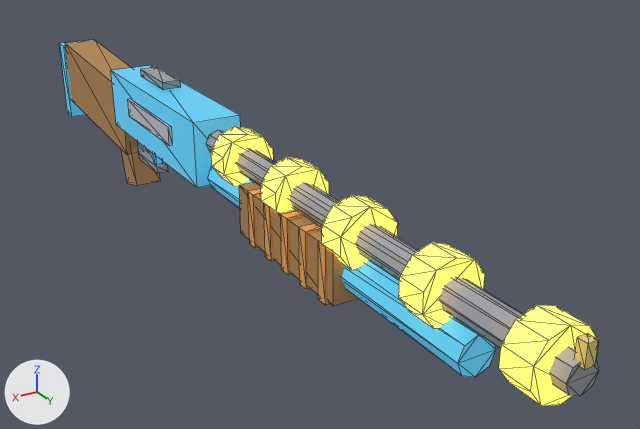
Before and after pictures for a commit that changed the glTF model assets/models/charge_shotgun.glb.
Camera for both pictures: a 50 mm camera at (0.513, 1.467, 0.463) aimed at (-0.114, 0.423, -0.059). The lights are fixed; the arrows at lower left show +X, +Y and +Z. The first picture is the older version. Mesh edges are drawn as thin lines. Vertices at exactly the same position are counted once.

Before the edit, the objects in view are built like this:
```python
me_chargeshotgun = bpy.data.meshes.new('ChargeShotgun')
me_chargeshotgun.from_pydata(...)  # 268 vertices, 440 faces; spans x -0.042..0.042, y -0.375..1.046, z -0.141..0.098
# faces by material slot: [64, 24, 64, 36, 60, 12, 180]
me_chargeshotgun.materials.append(mat_charge_teal)  # cyan #59b3ce, glowing blue #2c7ca0
me_chargeshotgun.materials.append(mat_accent)  # light grey #cbcbd3
me_chargeshotgun.materials.append(mat_gun_steel)  # grey #9ea0a6
me_chargeshotgun.materials.append(mat_gun_wood)  # orange #b38655
me_chargeshotgun.materials.append(mat_gun_orange)  # orange #e5a659
me_chargeshotgun.materials.append(mat_gun_brass)  # yellow #edd37c
me_chargeshotgun.materials.append(mat_charge_coil)  # yellow #ffe56c, glowing yellow #ffda59
ob_chargeshotgun = bpy.data.objects.new('ChargeShotgun', me_chargeshotgun)
ob_chargeshotgun.location = (0.0, 0.0, 0.0)
```
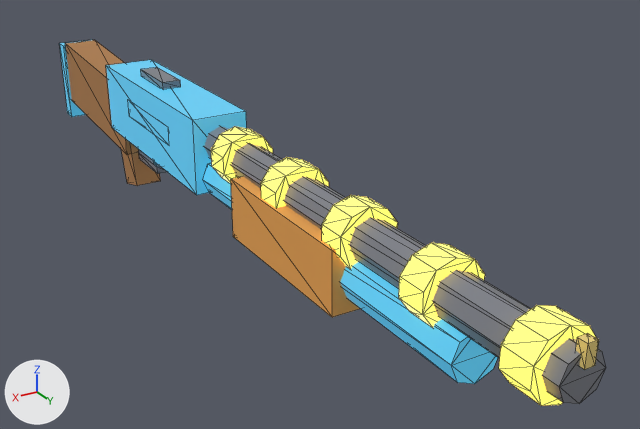
Pixel boxes (x1, y1, x2, y2) of what changed, in the pictures (640 x 429 px; the box of a moved part takes in the faces that stretch with it):
'ChargeShotgun', reshaped: before (59, 40, 599, 406); after (59, 40, 605, 406)
part 1 of me_chargeshotgun, moved or reshaped: before (111, 65, 241, 188); after (106, 60, 247, 195)
part 2 of me_chargeshotgun, moved or reshaped: before (208, 167, 496, 377); after (203, 162, 498, 384)
part 3 of me_chargeshotgun, moved or reshaped: before (206, 130, 599, 396); after (204, 126, 605, 404)
part 4 of me_chargeshotgun, moved or reshaped: before (239, 182, 359, 306); after (231, 176, 361, 317)
part 5 of me_chargeshotgun, moved or reshaped (not visible afterwards): before (248, 189, 261, 248)
part 6 of me_chargeshotgun, moved or reshaped (not visible afterwards): before (264, 203, 274, 261)
part 7 of me_chargeshotgun, moved or reshaped (not visible afterwards): before (281, 211, 305, 275)
part 8 of me_chargeshotgun, moved or reshaped (not visible afterwards): before (65, 40, 161, 186)
part 9 of me_chargeshotgun, recoloured: before (137, 67, 599, 396); after (138, 67, 602, 403)
part 10 of me_chargeshotgun, recoloured: before (103, 60, 359, 306); after (231, 176, 361, 317)
part 11 of me_chargeshotgun, recoloured: before (299, 223, 322, 289); after (576, 337, 598, 370)
part 12 of me_chargeshotgun, recoloured (orange): before (248, 189, 305, 275)
part 13 of me_chargeshotgun, recoloured: before (318, 240, 329, 305); after (103, 60, 135, 148)
part 14 of me_chargeshotgun, recoloured: before (575, 337, 598, 370); after (131, 147, 160, 177)

The change, as a list of edits to the scene's bpy script:
```text
Add mat_gun_orange2:
    mat_gun_orange2 = principled_material('gun_orange2')
    mat_gun_orange2.base_color = (0.8, 0.36, 0.08)  # orange #e7a250
    mat_gun_orange2.roughness = 0.8
Add mat_gun_walnut:
    mat_gun_walnut = principled_material('gun_walnut')
    mat_gun_walnut.base_color = (0.42, 0.2, 0.07)  # brown #ad7c4b
    mat_gun_walnut.roughness = 0.85
Add mat_gun_gunmetal:
    mat_gun_gunmetal = principled_material('gun_gunmetal')
    mat_gun_gunmetal.base_color = (0.2, 0.21, 0.24)  # grey #7c7e86
    mat_gun_gunmetal.roughness = 0.3
Change me_chargeshotgun:
    remove me_chargeshotgun.from_pydata(...)  # 268 vertices, 440 faces; spans x -0.042..0.042, y -0.375..1.046, z -0.141..0.098
    add me_chargeshotgun.from_pydata(...)  # 268 vertices, 440 faces; spans x -0.043..0.043, y -0.375..1.046, z -0.141..0.098
    me_chargeshotgun part 1: the loose piece of 8 vertices spanning x -0.038..0.038, y -0.04..0.32, z -0.02..0.08 is scaled about its middle by (1.13, 1.06, 1.15)
    me_chargeshotgun part 2: the loose piece of 16 vertices spanning x -0.024..0.024, y 0.33..0.91, z -0.029..0.019 is scaled about its middle by (1.33, 1, 1.33)
    me_chargeshotgun part 3: the loose piece of 16 vertices spanning x -0.019..0.019, y 0.32..1.04, z 0.026..0.064 is scaled about its middle by (1.42, 1, 1.42)
    me_chargeshotgun part 4: the loose piece of 8 vertices spanning x -0.035..0.035, y 0.46..0.7, z -0.04..0.03 is scaled about its middle by (1.21, 1.08, 1.21)
    me_chargeshotgun part 5: the loose piece of 8 vertices spanning x -0.038..0.038, y 0.492..0.508, z -0.043..0.033 is moved by (0.0, 0.09, 0.0)
    me_chargeshotgun part 6: the loose piece of 8 vertices spanning x -0.038..0.038, y 0.537..0.553, z -0.043..0.033 is moved by (0.0, 0.09, 0.0)
    me_chargeshotgun part 7: the loose piece of 8 vertices spanning x -0.038..0.038, y 0.582..0.598, z -0.043..0.033 is moved by (0.0, 0.09, 0.0)
    me_chargeshotgun part 8
    me_chargeshotgun.vertices[104].co: (-0.031, -0.353, -0.05) -> (-0.038, 0.492, -0.043)
    me_chargeshotgun.vertices[105].co: (-0.031, -0.346, 0.07) -> (-0.038, 0.492, 0.033)  # pixel (94, 39) -> not seen
    me_chargeshotgun.vertices[106].co: (-0.031, -0.014, -0.07) -> (-0.038, 0.508, -0.043)
    me_chargeshotgun.vertices[107].co: (-0.031, -0.007, 0.05) -> (-0.038, 0.508, 0.033)
    me_chargeshotgun.vertices[108].co: (0.031, -0.353, -0.05) -> (0.038, 0.492, -0.043)
    me_chargeshotgun.vertices[109].co: (0.031, -0.346, 0.07) -> (0.038, 0.492, 0.033)  # pixel (65, 43) -> not seen
    me_chargeshotgun.vertices[110].co: (0.031, -0.014, -0.07) -> (0.038, 0.508, -0.043)  # pixel (126, 154) -> not seen
    me_chargeshotgun.vertices[111].co: (0.031, -0.007, 0.05) -> (0.038, 0.508, 0.033)
    me_chargeshotgun.vertices[112].co: (-0.023, -0.054, -0.141) -> (-0.038, 0.537, -0.043)
    me_chargeshotgun.vertices[113].co: (-0.023, -0.084, -0.024) -> (-0.038, 0.537, 0.033)
    me_chargeshotgun.vertices[114].co: (-0.023, 0.004, -0.126) -> (-0.038, 0.553, -0.043)  # pixel (160, 181) -> not seen
    me_chargeshotgun.vertices[115].co: (-0.023, -0.026, -0.009) -> (-0.038, 0.553, 0.033)
    me_chargeshotgun.vertices[116].co: (0.023, -0.054, -0.141) -> (0.038, 0.537, -0.043)  # pixel (127, 183) -> not seen
    me_chargeshotgun.vertices[117].co: (0.023, -0.084, -0.024) -> (0.038, 0.537, 0.033)
    me_chargeshotgun.vertices[118].co: (0.023, 0.004, -0.126) -> (0.038, 0.553, -0.043)  # pixel (137, 185) -> not seen
    me_chargeshotgun.vertices[119].co: (0.023, -0.026, -0.009) -> (0.038, 0.553, 0.033)
    me_chargeshotgun part 9: 64 faces spanning x -0.027..0.027, y -0.021..1.04, z -0.081..0.098 switch from mat_gun_steel (grey #9ea0a6) to mat_gun_gunmetal (grey #7c7e86)
    me_chargeshotgun part 10: 36 faces spanning x -0.043..0.043, y 0.45..0.71, z -0.047..0.038 switch from mat_gun_wood (orange #b38655) to mat_gun_orange2 (orange #e7a250)
    me_chargeshotgun part 11: 12 faces spanning x -0.006..0.006, y 1.034..1.046, z 0.058..0.083 switch from mat_gun_orange (orange #e5a659) to mat_gun_brass (yellow #edd37c)
    me_chargeshotgun part 12: 36 faces spanning x -0.038..0.038, y 0.582..0.688, z -0.043..0.033 switch from mat_gun_orange (orange #e5a659) to mat_gun_orange2 (orange #e7a250)
    me_chargeshotgun part 13: 12 faces spanning x -0.031..0.031, y -0.353..-0.007, z -0.07..0.07 switch from mat_gun_orange (orange #e5a659) to mat_gun_walnut (brown #ad7c4b)
    me_chargeshotgun part 14: 12 faces spanning x -0.023..0.023, y -0.084..0.004, z -0.141..-0.009 switch from mat_gun_brass (yellow #edd37c) to mat_gun_walnut (brown #ad7c4b)
    other edits to the shape of me_chargeshotgun do not show in these pictures
```
